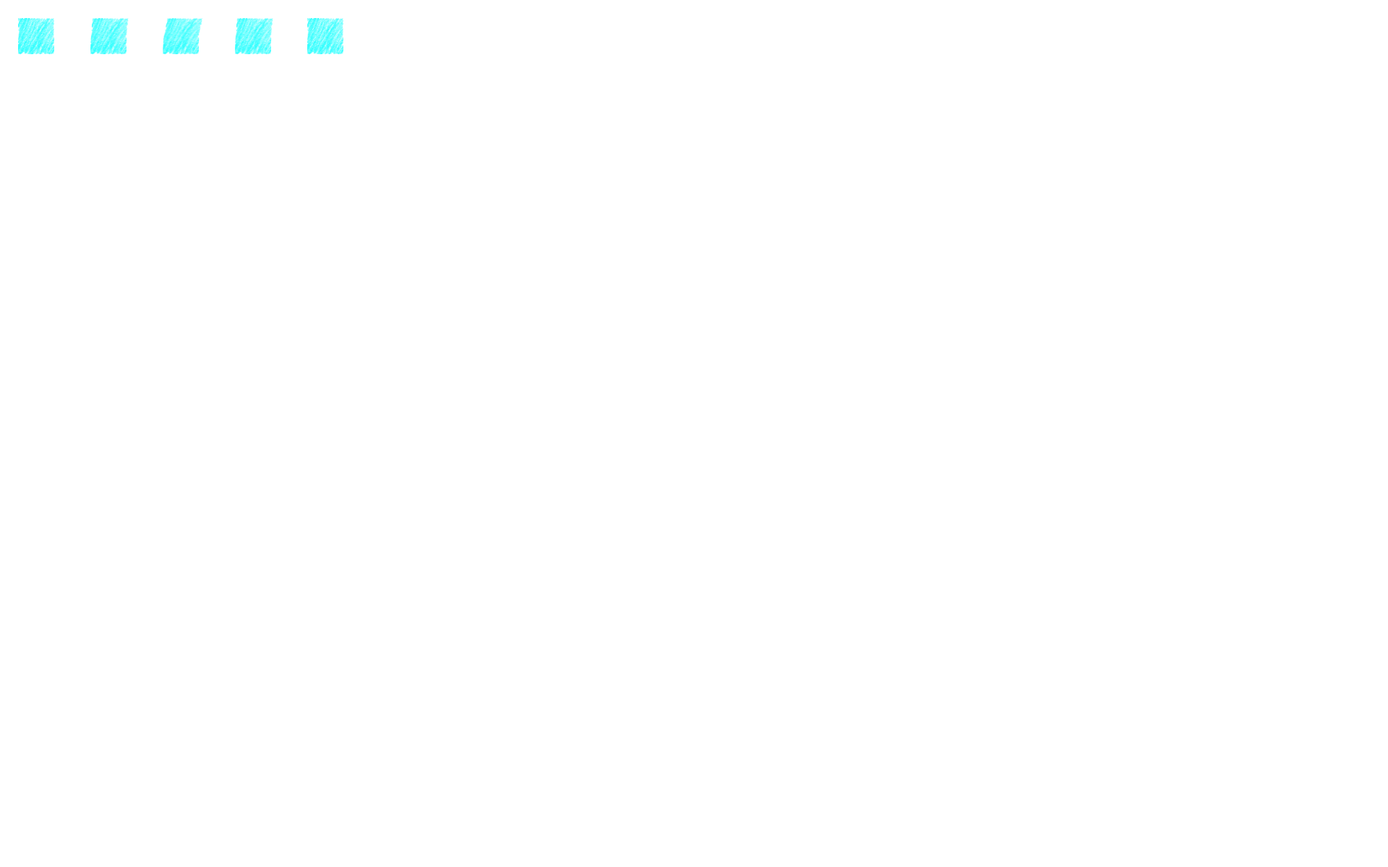
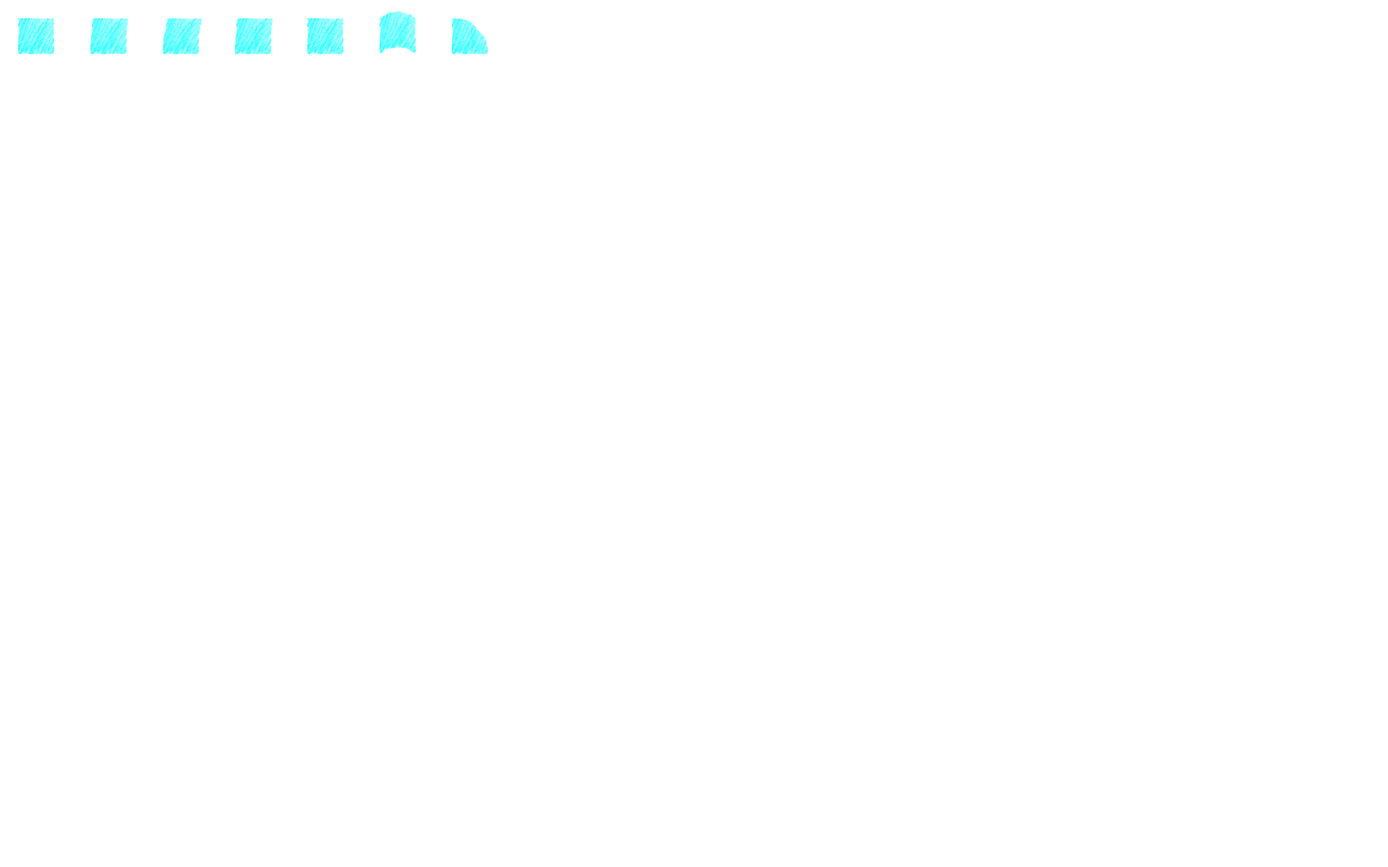
Before/after of a 1388×867 layered artwork. What changed in the layer stack:
painted on "图层 1" over [379,10,488,55]
